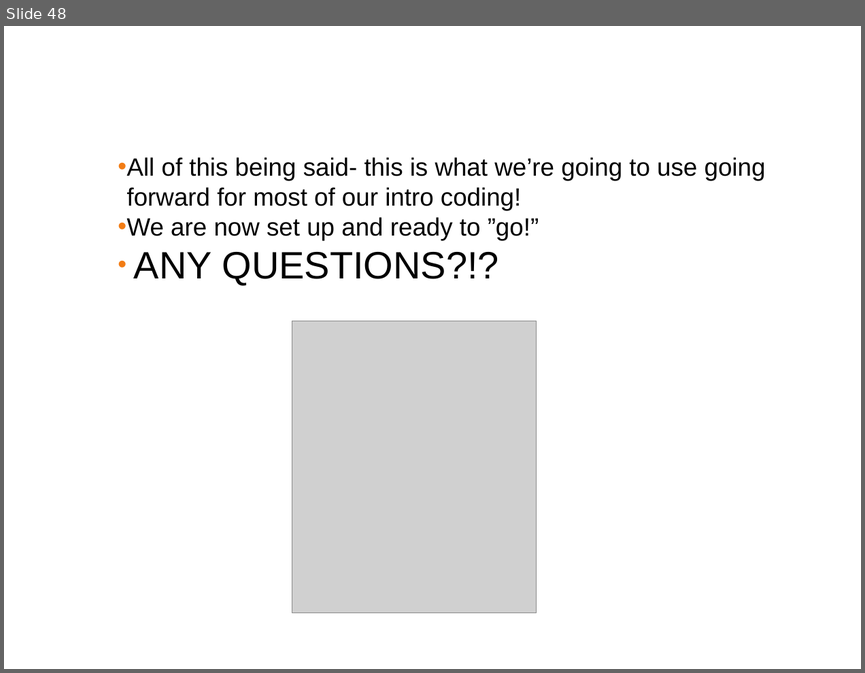
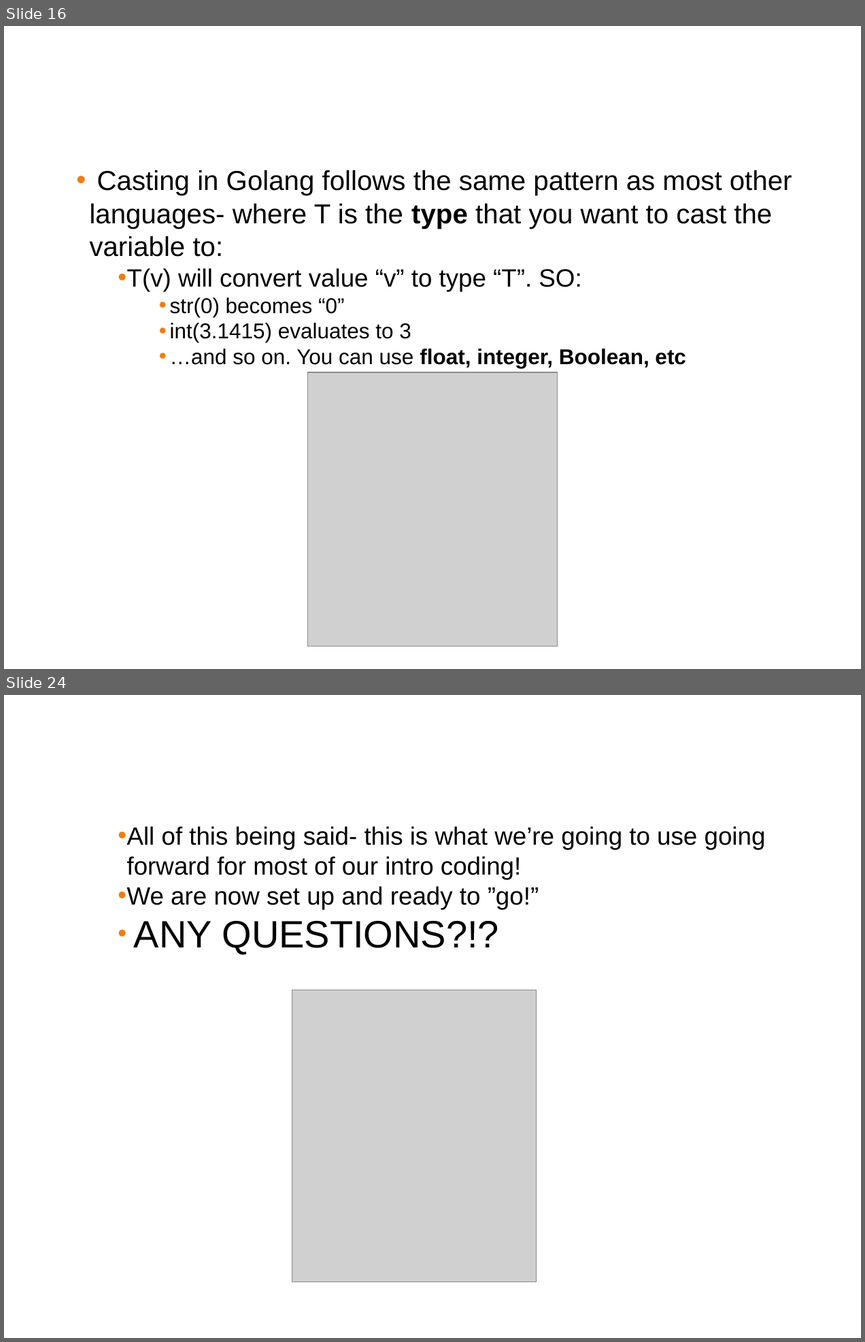
Before and after one commit to ferninphilly/golang_vmware, a slide deck: Module_Two/presentations/module_2_presentation.pptx. Shown one above the other, each under a label of ours: slide 48 before the commit, slides 16 and 24 after it; the slides between them are not shown. The pictures are 865x673 and 865x1342 pixels, drawn with LibreOffice and Linux fonts; fonts in the diff are those of the drawing; grey boxes stand for pictures; background and template pictures are left out. Boxes give left, top, right and bottom in pixels: in the first picture for what was removed or moved away, otherwise in the second. Text is boxed around its words. In the diff, an @@ line names an element or a change of style, - is before the commit and + after.

```diff
--- a/Module_Two/presentations/module_2_presentation.pptx
+++ b/Module_Two/presentations/module_2_presentation.pptx
@@ slide 16 added at box(4, 26, 861, 669), background #FFFFFF @@
@@ title added at box(11, 40, 853, 103), 38 pt, text #FFFFFF @@
+Casting in Golang
@@ text added at box(90, 170, 792, 368), 23 pt, text #000000 @@
+  • Casting in Golang follows the same pattern as most other languages- where T is the type that you want to cast the variable to:
+    • T(v) will convert value “v” to type “T”. SO:
+      • str(0) becomes “0”
+      • int(3.1415) evaluates to 3
+      • …and so on. You can use float, integer, Boolean, etc
@@ picture added at box(307, 372, 558, 645) @@
@@ what was slide 48 is now slide 24 @@
```
Also in this commit, not shown: 2 slides changed, 12 other slides added, 37 slides removed, 2 other files.
